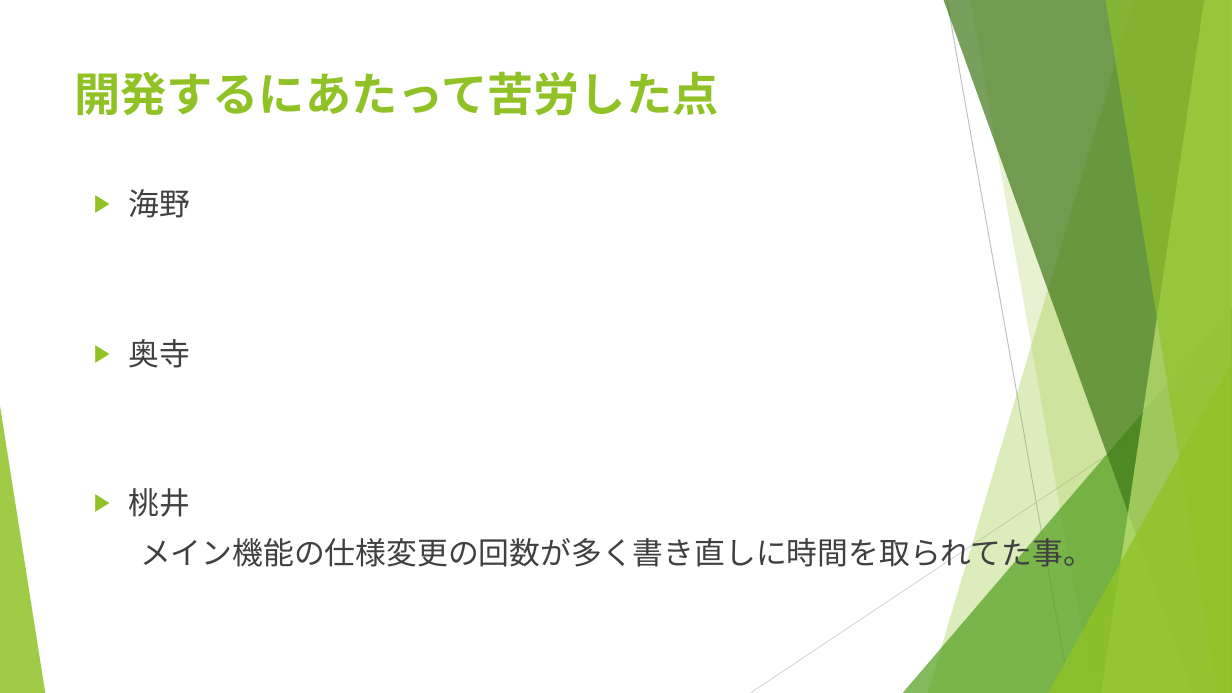
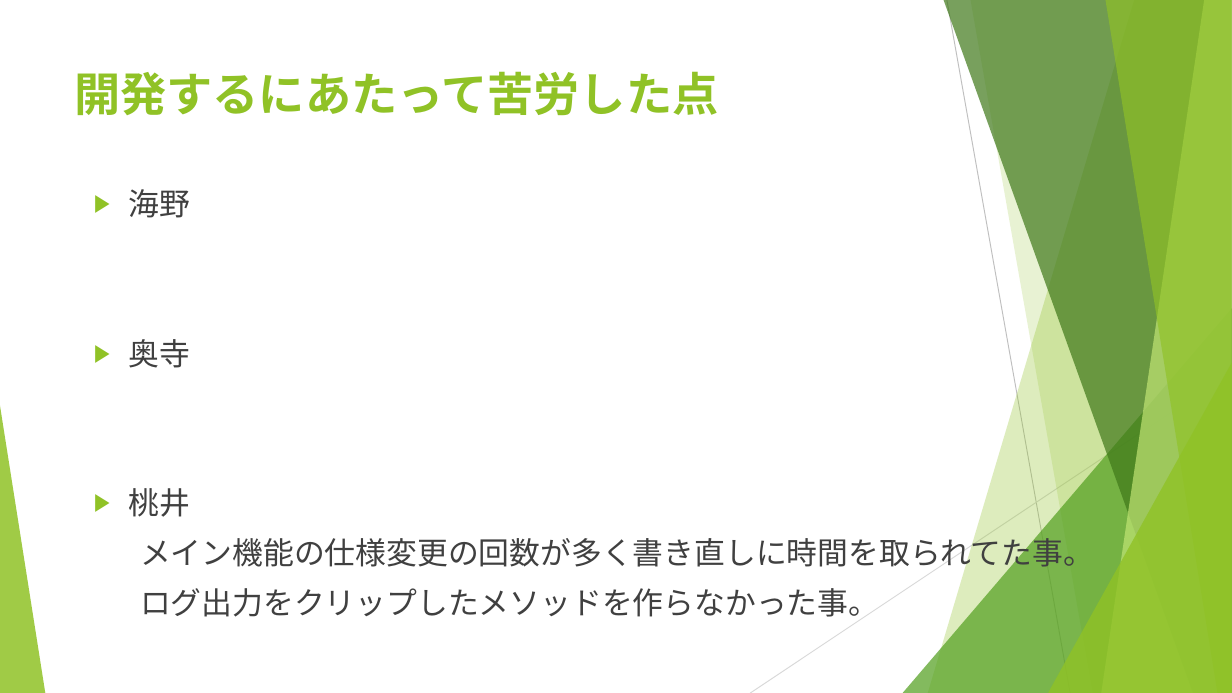
Before and after one commit to ColorSchemeSystem/CSS, a slide deck: slide 7 of CSS_プレゼン資料.pptx. Drawn at 1232x693 pixels with LibreOffice and Linux fonts; fonts in the diff are those of the drawing. Boxes give left, top, right and bottom in pixels: in the first picture for what was removed or moved away, otherwise in the second. Text is boxed around its words. In the diff, an @@ line names an element or a change of style, - is before the commit and + after.

Commit message:
プレゼン資料更新

```diff
--- a/CSS_プレゼン資料.pptx
+++ b/CSS_プレゼン資料.pptx
@@ text at bbox=[140, 588, 879, 617]: paragraph added @@
+ログ出力をクリップしたメソッドを作らなかった事。
```
